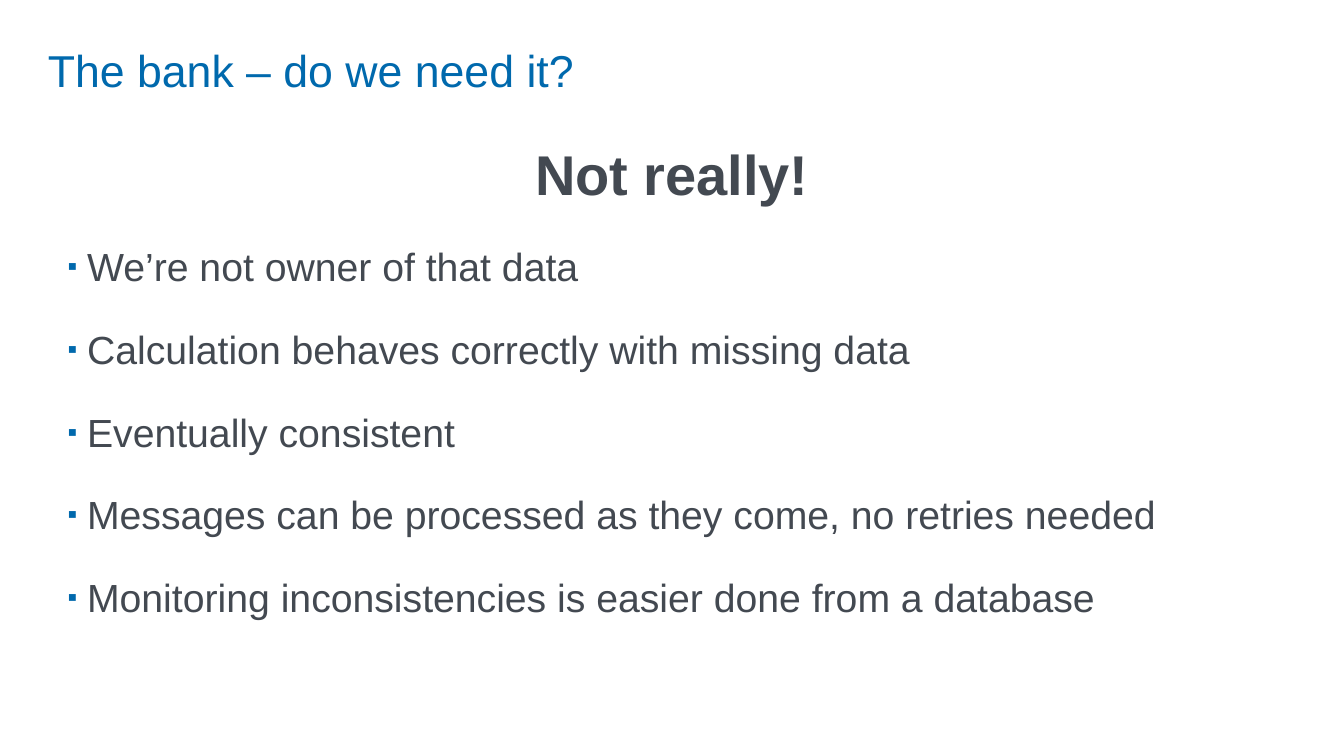
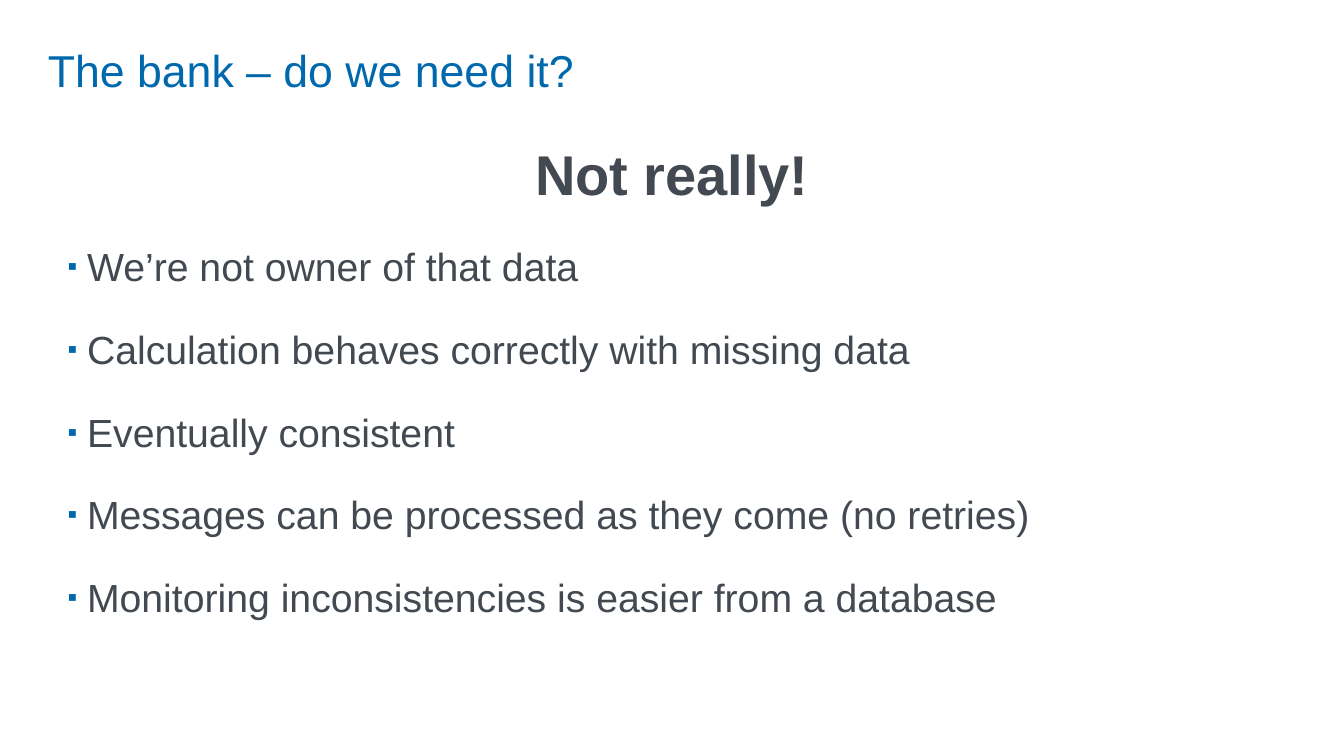
Before and after one commit to StevenHillaert/talk-hellostavanger-2026, a slide deck: slide 17 of Roast my design decisions.pptx. Drawn at 1344x756 pixels with LibreOffice and Linux fonts; fonts in the diff are those of the drawing. Boxes give left, top, right and bottom in pixels: in the first picture for what was removed or moved away, otherwise in the second. Text is boxed around its words. In the diff, an @@ line names an element or a change of style, - is before the commit and + after.

```diff
--- a/Roast my design decisions.pptx
+++ b/Roast my design decisions.pptx
@@ text at [87,500,1029,620]: text changed @@
-▪ Messages can be processed as they come, no retries needed
-▪ Monitoring inconsistencies is easier done from a database
+▪ Messages can be processed as they come (no retries)
+▪ Monitoring inconsistencies is easier from a database
```
Also in this commit, not shown: 10 other slides changed, 2 other files.
